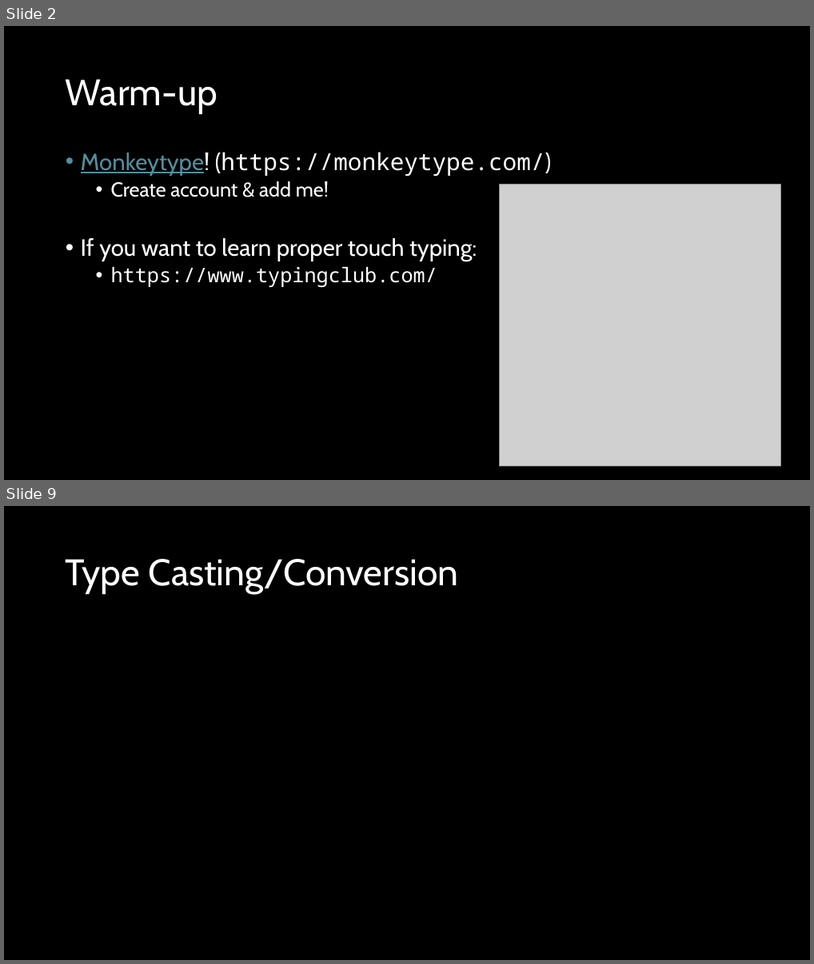
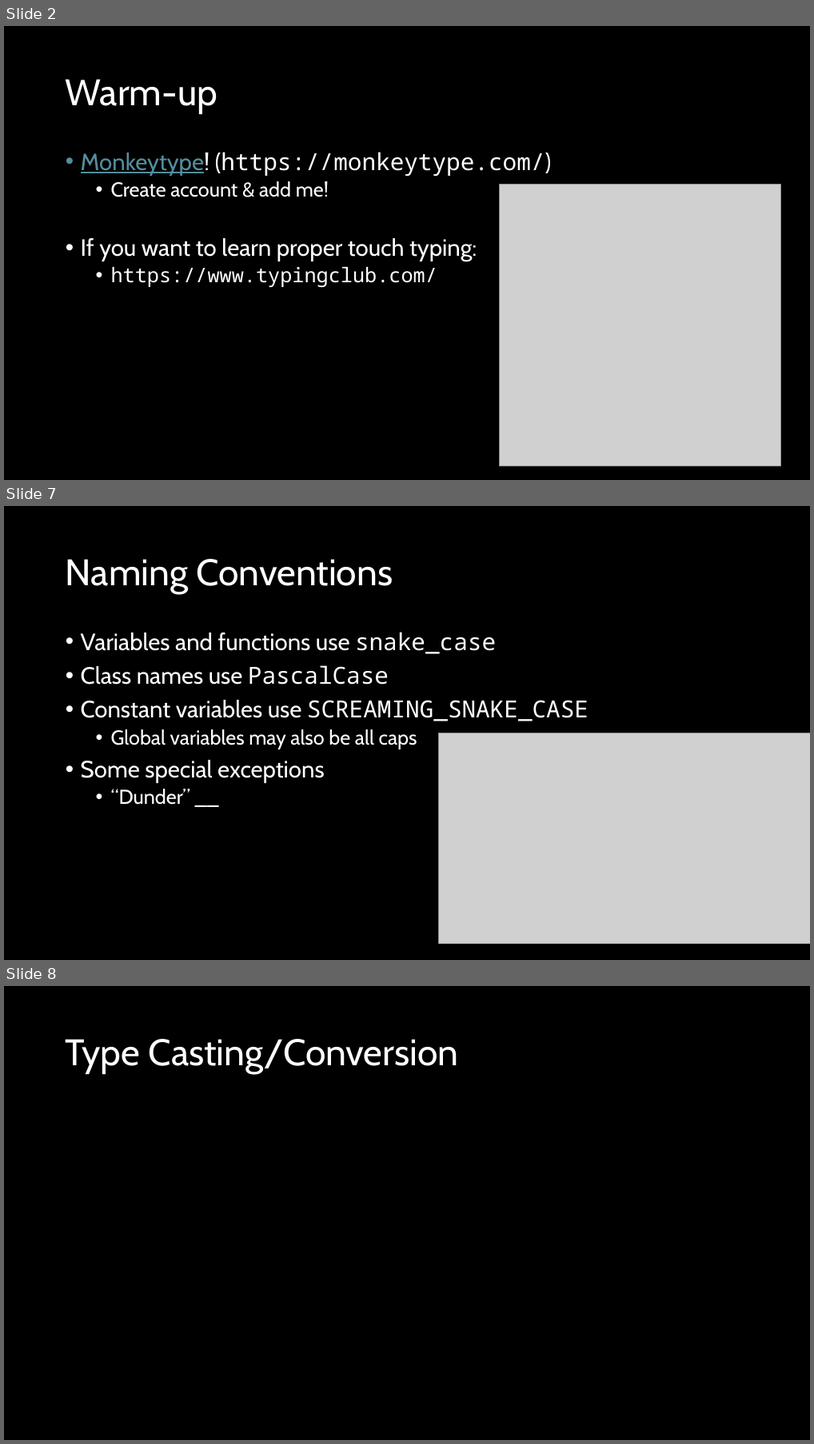
Before and after one commit to d-guh/computer-courses, a slide deck: intro-to-python/02/lesson-02.pptx. Shown one above the other, each under a label of ours: slides 2 and 9 before the commit, slides 2, 7 and 8 after it; the slides between them are not shown. The pictures are 814x964 and 814x1444 pixels, drawn with LibreOffice and Linux fonts; fonts in the diff are those of the drawing; grey boxes stand for pictures; background and template pictures are left out. Boxes give left, top, right and bottom in pixels: in the first picture for what was removed or moved away, otherwise in the second. Text is boxed around its words. In the diff, an @@ line names an element or a change of style, - is before the commit and + after.

```diff
--- a/intro-to-python/02/lesson-02.pptx
+++ b/intro-to-python/02/lesson-02.pptx
@@ slide 7 added at box(4, 506, 810, 960), background #000000 @@
@@ title added at box(66, 559, 394, 594), 44 pt, text #FFFFFF @@
+Naming Conventions
@@ text added at box(81, 632, 589, 804), 28 pt, text #FFFFFF @@
+• Variables and functions use snake_case
+• Class names use PascalCase
+• Constant variables use SCREAMING_SNAKE_CASE
+  • Global variables may also be all caps
+• Some special exceptions
+  • “Dunder” __
@@ picture added at box(439, 733, 810, 944) @@
@@ what was slide 9 is now slide 8 @@
```
Also in this commit, not shown: 6 slides changed, 2 slides removed, 1 other file.
